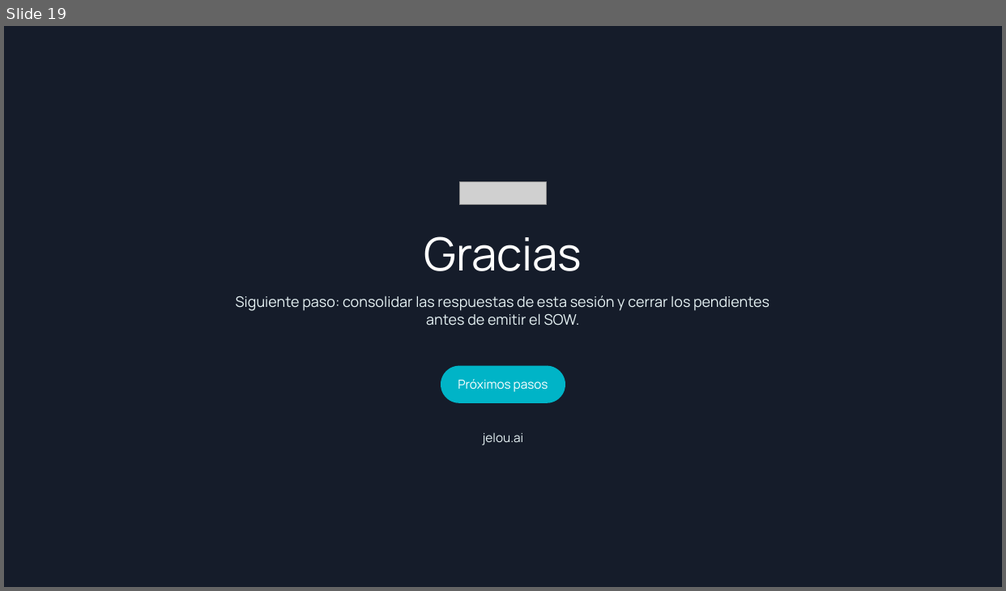
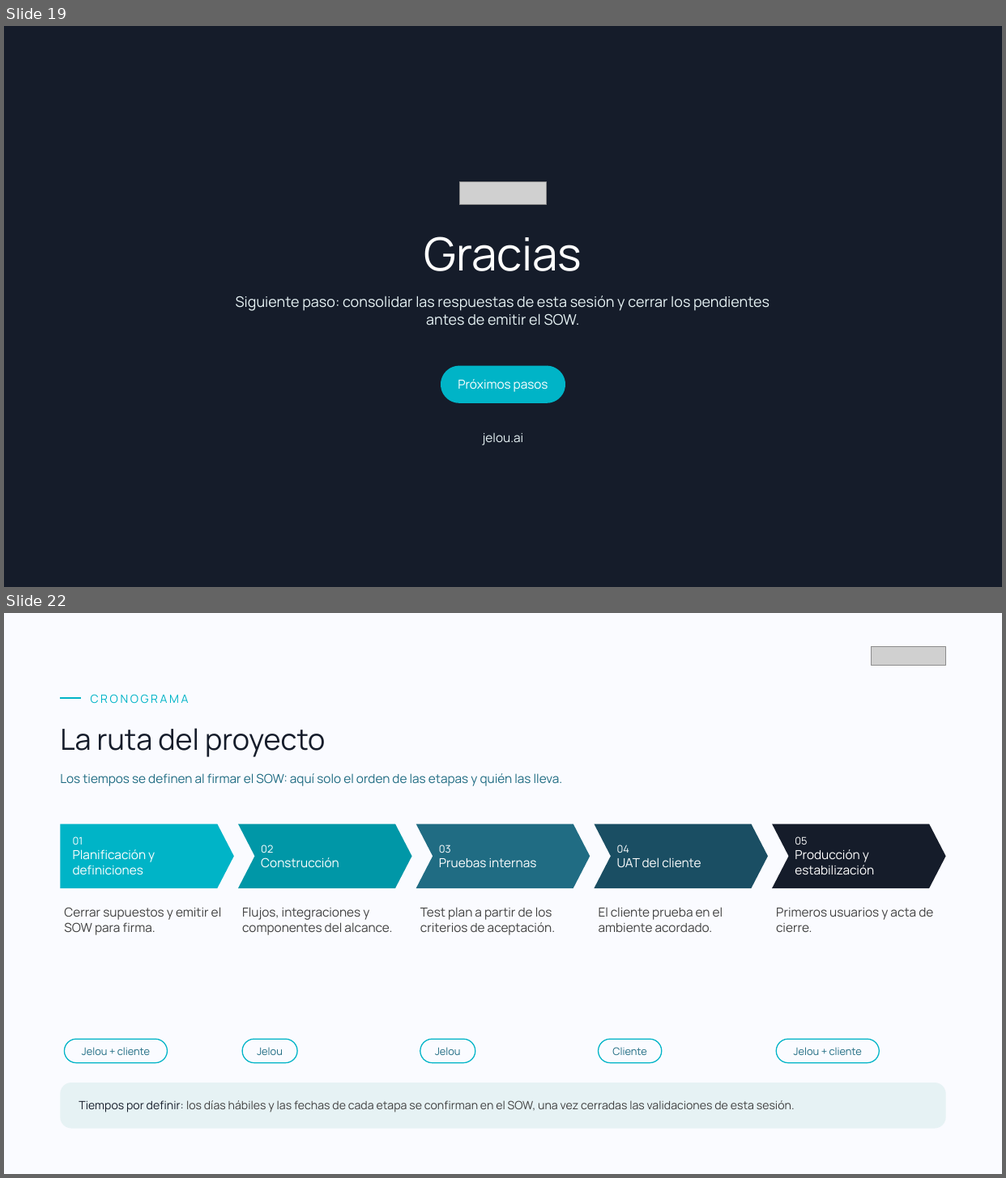
Before and after one commit to danielborja-Jelou/jelou-sow-studio, a slide deck: assets/kickoff-template.pptx. Shown one above the other, each under a label of ours: slide 19 before the commit, slides 19 and 22 after it; the slides between them are not shown. The pictures are 1006x591 and 1006x1178 pixels, drawn with LibreOffice and Linux fonts; fonts in the diff are those of the drawing; grey boxes stand for pictures. Boxes give left, top, right and bottom in pixels: in the first picture for what was removed or moved away, otherwise in the second. Text is boxed around its words. In the diff, an @@ line names an element or a change of style, - is before the commit and + after.

```diff
--- a/assets/kickoff-template.pptx
+++ b/assets/kickoff-template.pptx
@@ slide 22 added at (4, 613, 1002, 1174), background #FAFBFF @@
@@ picture added at (871, 646, 946, 666) @@
@@ line added from (60, 698) to (81, 698), #00B4C7 1.5 pt @@
@@ text added at (91, 694, 189, 704), 11 pt, text #00B4C7 @@
+CRONOGRAMA
@@ text added at (60, 728, 325, 757), 28 pt, text #151C2A @@
+La ruta del proyecto
@@ text added at (60, 773, 563, 786), 12 pt, text #206C83 @@
+Los tiempos se definen al firmar el SOW: aquí solo el orden de las etapas y quién las lleva.
@@ freeform shape added at (60, 824, 234, 888), fill #00B4C7 @@
@@ freeform shape added at (238, 824, 412, 888), fill #0097A7 @@
@@ freeform shape added at (416, 824, 590, 888), fill #206C83 @@
@@ freeform shape added at (594, 824, 768, 888), fill #1A4E63 @@
@@ freeform shape added at (772, 824, 946, 888), fill #151C2A @@
@@ text added at (73, 837, 155, 875), 12 pt, text #FFFFFF @@
+01
+Planificación y definiciones
@@ text added at (261, 845, 339, 868), 12 pt, text #FFFFFF @@
+02
+Construcción
@@ text added at (439, 845, 537, 868), 12 pt, text #FFFFFF @@
+03
+Pruebas internas
@@ text added at (617, 845, 701, 868), 12 pt, text #FFFFFF @@
+04
+UAT del cliente
@@ text added at (795, 837, 874, 875), 12 pt, text #FFFFFF @@
+05
+Producción y estabilización
@@ text added at (64, 907, 222, 935), 12 pt, text #404040 @@
+Cerrar supuestos y emitir el SOW para firma.
@@ text added at (242, 907, 392, 935), 12 pt, text #404040 @@
+Flujos, integraciones y componentes del alcance.
@@ text added at (420, 907, 555, 935), 12 pt, text #404040 @@
+Test plan a partir de los criterios de aceptación.
@@ text added at (599, 907, 723, 932), 12 pt, text #404040 @@
+El cliente prueba en el ambiente acordado.
@@ text added at (776, 908, 933, 932), 12 pt, text #404040 @@
+Primeros usuarios y acta de cierre.
@@ rounded rectangle added at (65, 1039, 168, 1063), outline #00B4C7 1 pt, 10 pt, text #206C83 @@
+Jelou + cliente
@@ rounded rectangle added at (242, 1039, 297, 1063), outline #00B4C7 1 pt, 10 pt, text #206C83 @@
+Jelou
@@ rounded rectangle added at (420, 1039, 475, 1063), outline #00B4C7 1 pt, 10 pt, text #206C83 @@
+Jelou
@@ rounded rectangle added at (599, 1039, 662, 1063), outline #00B4C7 1 pt, 10 pt, text #206C83 @@
+Cliente
@@ rounded rectangle added at (777, 1039, 880, 1063), outline #00B4C7 1 pt, 10 pt, text #206C83 @@
+Jelou + cliente
@@ rounded rectangle added at (60, 1083, 946, 1129), fill #E6F2F4 @@
@@ text added at (79, 1101, 795, 1113), 11 pt, text #404040 @@
+Tiempos por definir: los días hábiles y las fechas de cada etapa se confirman en el SOW, una vez cerradas las validaciones de esta sesión.
```
Also in this commit, not shown: 2 slides changed, 6 other slides added, 8 other files.
